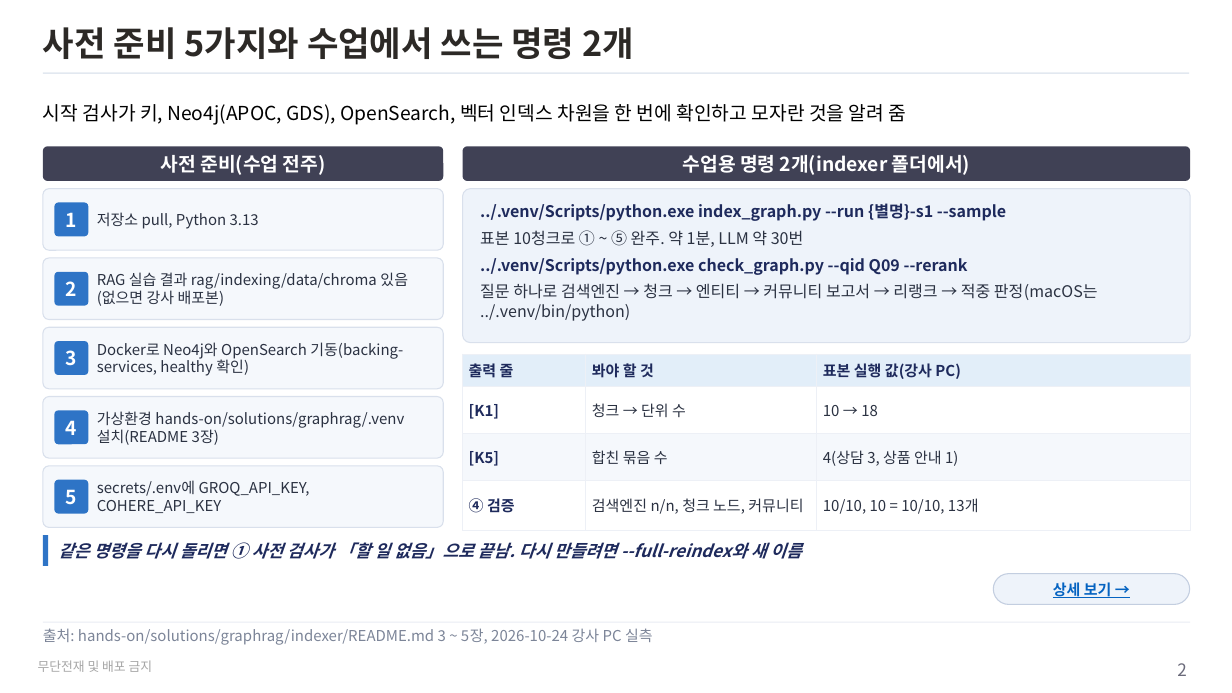
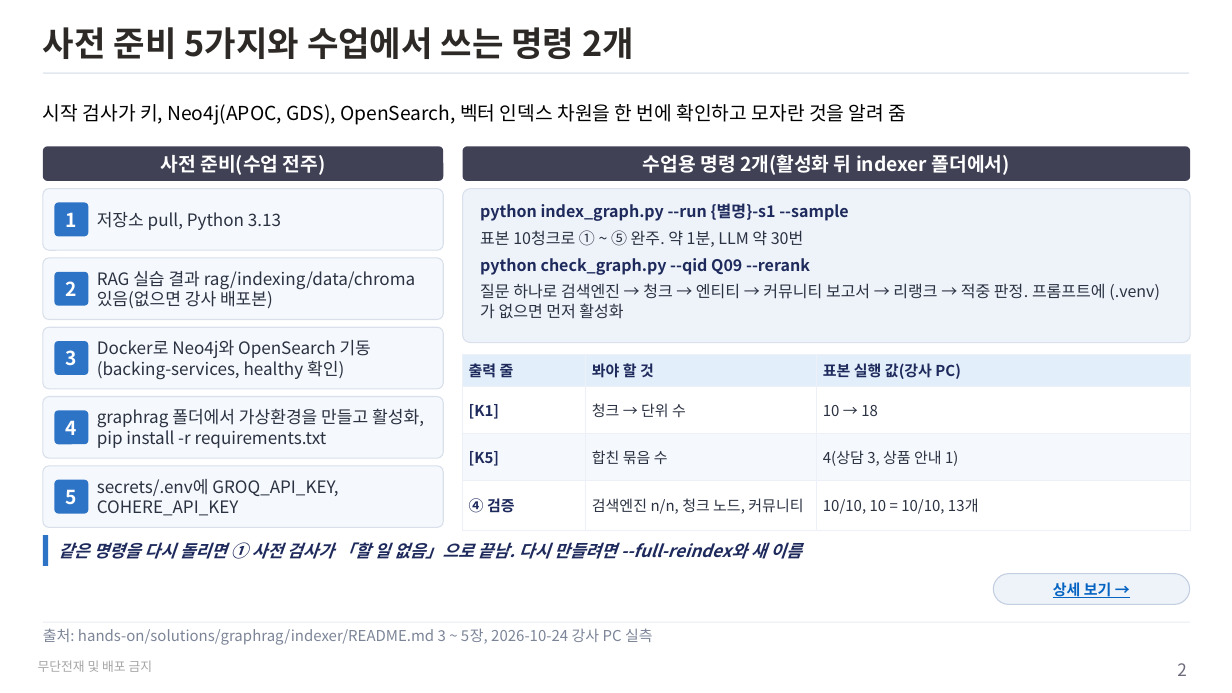
Before and after one commit to unicorn-campus/hybrid-ai, a slide deck: slide 2 of teacher/plan/graphrag-indexing-실습가이드.pptx. Drawn at 1232x693 pixels with LibreOffice and Linux fonts; fonts in the diff are those of the drawing. Boxes give left, top, right and bottom in pixels: in the first picture for what was removed or moved away, otherwise in the second. Text is boxed around its words. In the diff, an @@ line names an element or a change of style, - is before the commit and + after.

```diff
--- a/teacher/plan/graphrag-indexing-실습가이드.pptx
+++ b/teacher/plan/graphrag-indexing-실습가이드.pptx
@@ text in rounded rectangle at bbox=[643, 154, 1010, 175]: text changed @@
-수업용 명령 2개(indexer 폴더에서)
+수업용 명령 2개(활성화 뒤 indexer 폴더에서)
@@ text in rounded rectangle at bbox=[480, 203, 848, 221]: text changed @@
-../.venv/Scripts/python.exe index_graph.py --run {별명}-s1 --sample
+python index_graph.py --run {별명}-s1 --sample
@@ text in rounded rectangle at bbox=[480, 258, 1160, 319]: text changed @@
-../.venv/Scripts/python.exe check_graph.py --qid Q09 --rerank
-질문 하나로 검색엔진 → 청크 → 엔티티 → 커뮤니티 보고서 → 리랭크 → 적중 판정(macOS는 ../.venv/bin/python)
+python check_graph.py --qid Q09 --rerank
+질문 하나로 검색엔진 → 청크 → 엔티티 → 커뮤니티 보고서 → 리랭크 → 적중 판정. 프롬프트에 (.venv)가 없으면 먼저 활성화
@@ text at bbox=[97, 408, 424, 448]: text changed; size 14 to 16 pt @@
-가상환경 hands-on/solutions/graphrag/.venv 설치(README 3장)
+graphrag 폴더에서 가상환경을 만들고 활성화, pip install -r requirements.txt
@@ size 14 to 16 pt in 4 elements at bbox=[97, 212, 281, 230], bbox=[97, 271, 415, 308], bbox=[97, 340, 371, 380], bbox=[97, 479, 338, 516] @@
```
Also in this commit, not shown: 18 other files.
